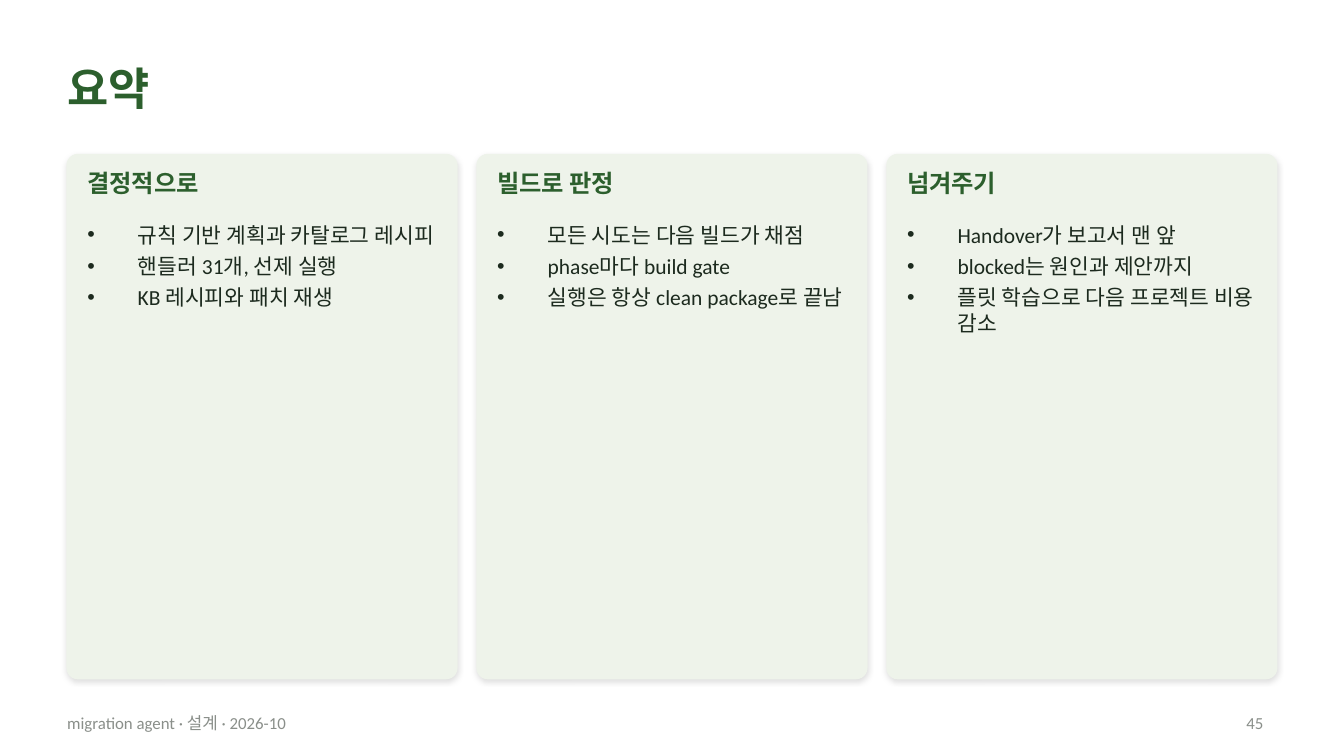
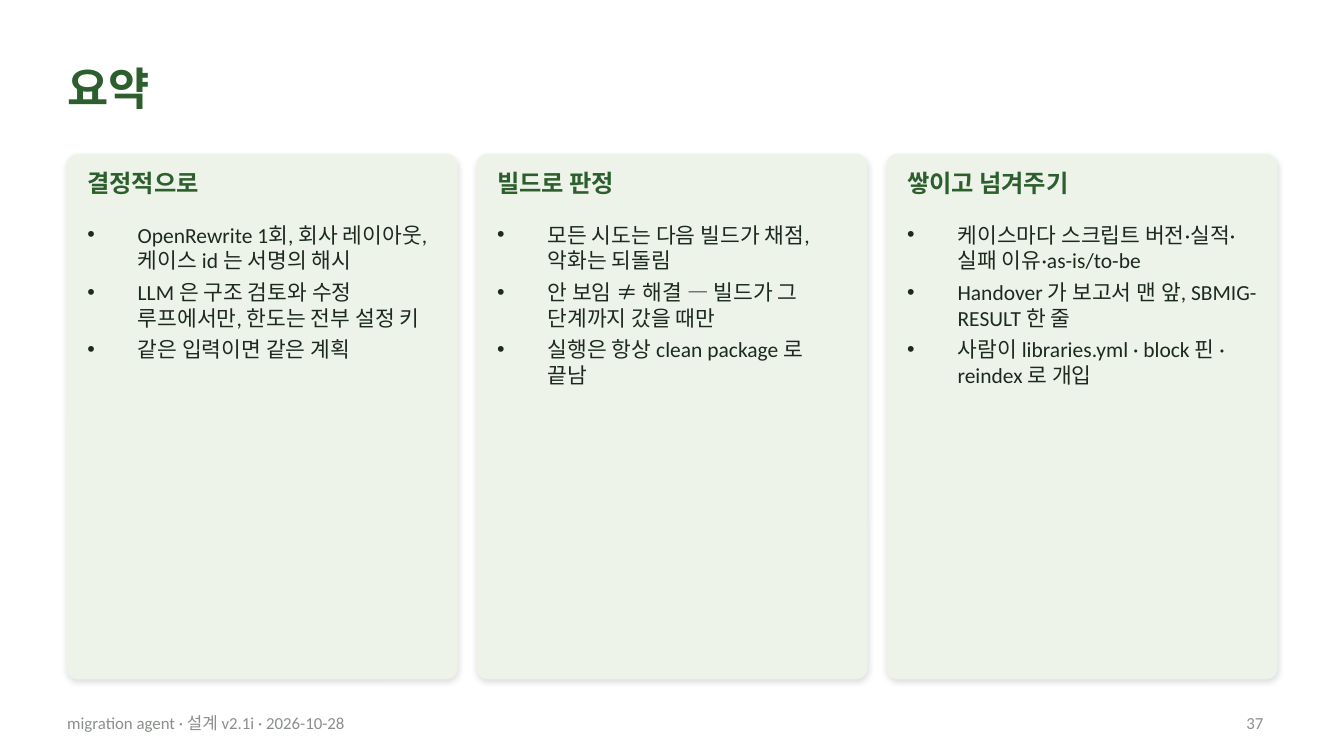
Before and after one commit to acandiatale/tutu, a slide deck: slide 37 of docs/migration-agent/migration-agent.pptx (slide 45 before the commit). Drawn at 1344x756 pixels with LibreOffice and Linux fonts; fonts in the diff are those of the drawing. Boxes give left, top, right and bottom in pixels: in the first picture for what was removed or moved away, otherwise in the second. Text is boxed around its words. In the diff, an @@ line names an element or a change of style, - is before the commit and + after.

```diff
--- a/docs/migration-agent/migration-agent.pptx
+++ b/docs/migration-agent/migration-agent.pptx
@@ text at bbox=[907, 171, 1068, 194]: text changed @@
-넘겨주기
+쌓이고 넘겨주기
@@ text at bbox=[138, 225, 428, 359]: text changed @@
-• 규칙 기반 계획과 카탈로그 레시피
-• 핸들러 31개, 선제 실행
-• KB 레시피와 패치 재생
+• OpenRewrite 1회, 회사 레이아웃, 케이스 id 는 서명의 해시
+• LLM 은 구조 검토와 수정 루프에서만, 한도는 전부 설정 키
+• 같은 입력이면 같은 계획
@@ text at bbox=[548, 225, 810, 385]: text changed @@
-• 모든 시도는 다음 빌드가 채점
-• phase마다 build gate
-• 실행은 항상 clean package로 끝남
+• 모든 시도는 다음 빌드가 채점, 악화는 되돌림
+• 안 보임 ≠ 해결 — 빌드가 그 단계까지 갔을 때만
+• 실행은 항상 clean package 로 끝남
@@ text at bbox=[958, 225, 1256, 385]: text changed @@
-• Handover가 보고서 맨 앞
-• blocked는 원인과 제안까지
-• 플릿 학습으로 다음 프로젝트 비용 감소
+• 케이스마다 스크립트 버전·실적·실패 이유·as-is/to-be
+• Handover 가 보고서 맨 앞, SBMIG-RESULT 한 줄
+• 사람이 libraries.yml · block 핀 · reindex 로 개입
@@ text at bbox=[67, 715, 344, 732]: text changed @@
-migration agent · 설계 · 2026-10
+migration agent · 설계 v2.1i · 2026-10-28
@@ page number at bbox=[1246, 718, 1263, 729]: text changed @@
-45
+37
```
Also in this commit, not shown: 9 other slides changed, 27 slides added, 35 slides removed, 31 other files.
